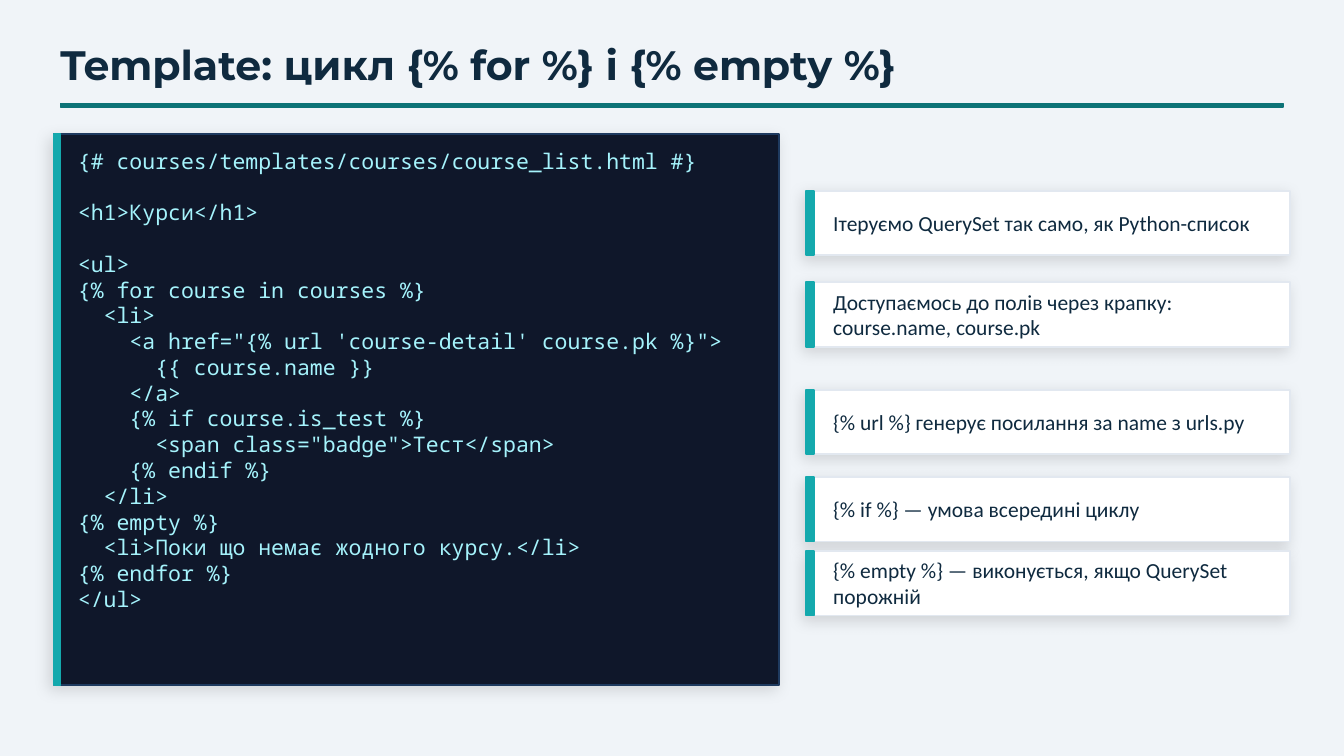
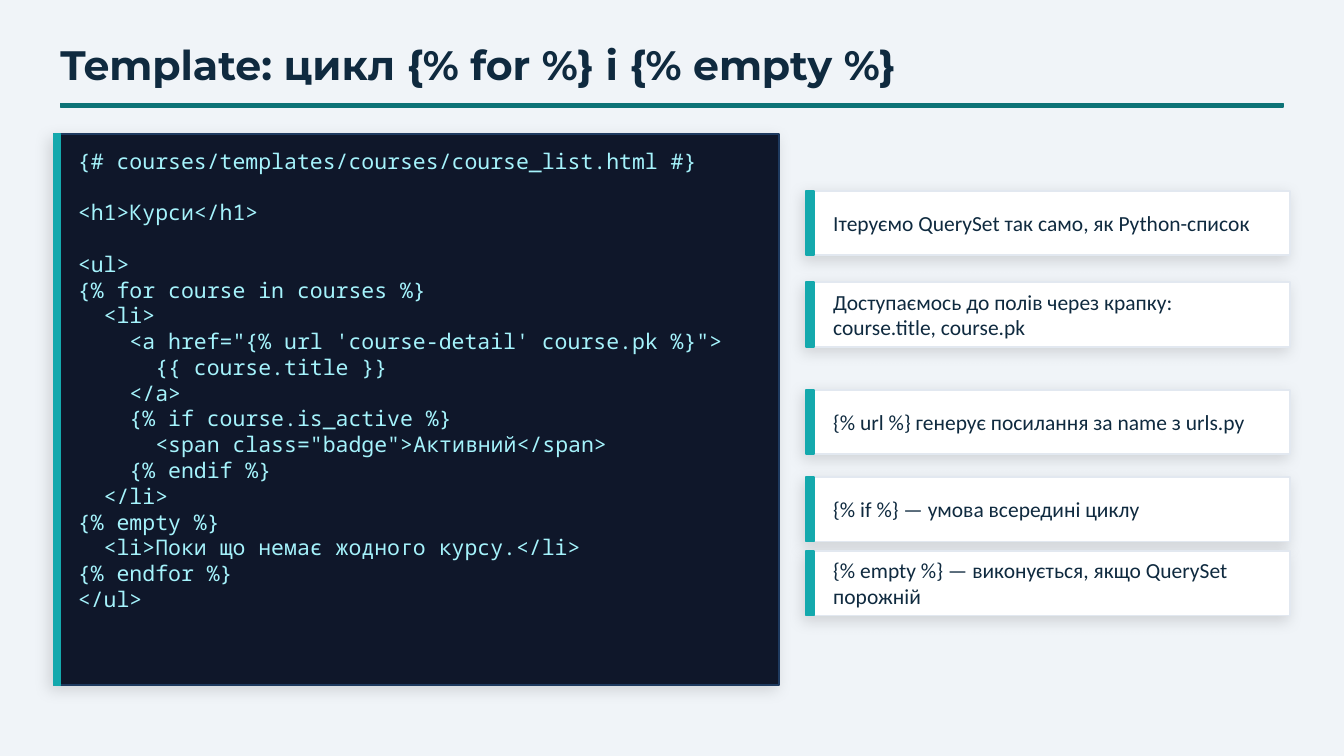
Before and after one commit to dmitriy-shtefan/python-back-2026, a slide deck: slide 12 of заняття_11/django_orm_lesson.pptx. Drawn at 1344x756 pixels with LibreOffice and Linux fonts; fonts in the diff are those of the drawing. Boxes give left, top, right and bottom in pixels: in the first picture for what was removed or moved away, otherwise in the second. Text is boxed around its words. In the diff, an @@ line names an element or a change of style, - is before the commit and + after.

```diff
--- a/заняття_11/django_orm_lesson.pptx
+++ b/заняття_11/django_orm_lesson.pptx
@@ text at (833, 295, 1172, 339): text changed @@
-Доступаємось до полів через крапку: course.name, course.pk
+Доступаємось до полів через крапку: course.title, course.pk
@@ text at (194, 358, 349, 376): text changed @@
-{{ course.name }}
+{{ course.title }}
@@ text at (155, 409, 607, 458): text changed @@
-{% if course.is_test %}
-<span class="badge">Тест</span>
+{% if course.is_active %}
+<span class="badge">Активний</span>
```
Also in this commit, not shown: 8 other slides changed, 18 other files.
